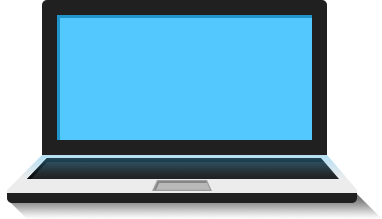
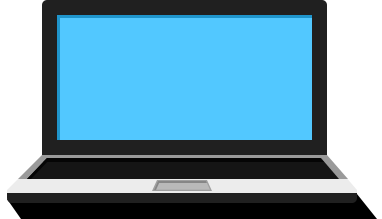
Two versions of the same layered image (382×219). Layer-by-layer changes:
painted on "screenGlow" over bbox(18, 155, 348, 179)
painted on "laptopShadow" over bbox(7, 194, 381, 219)
